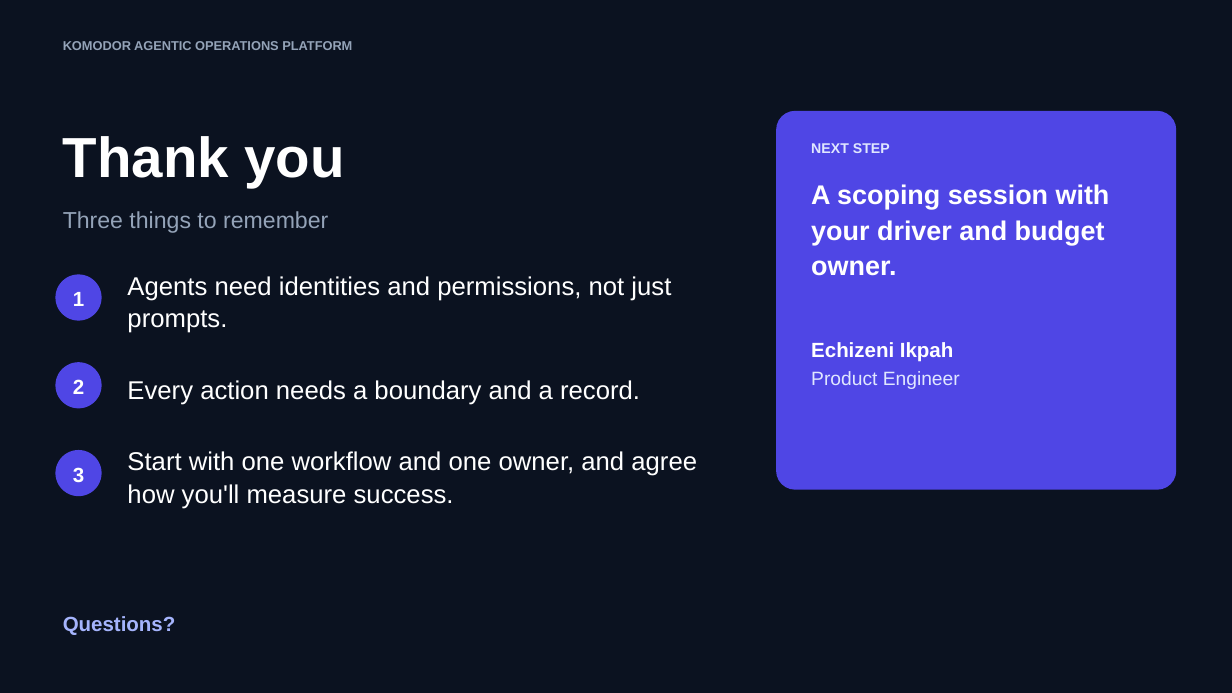
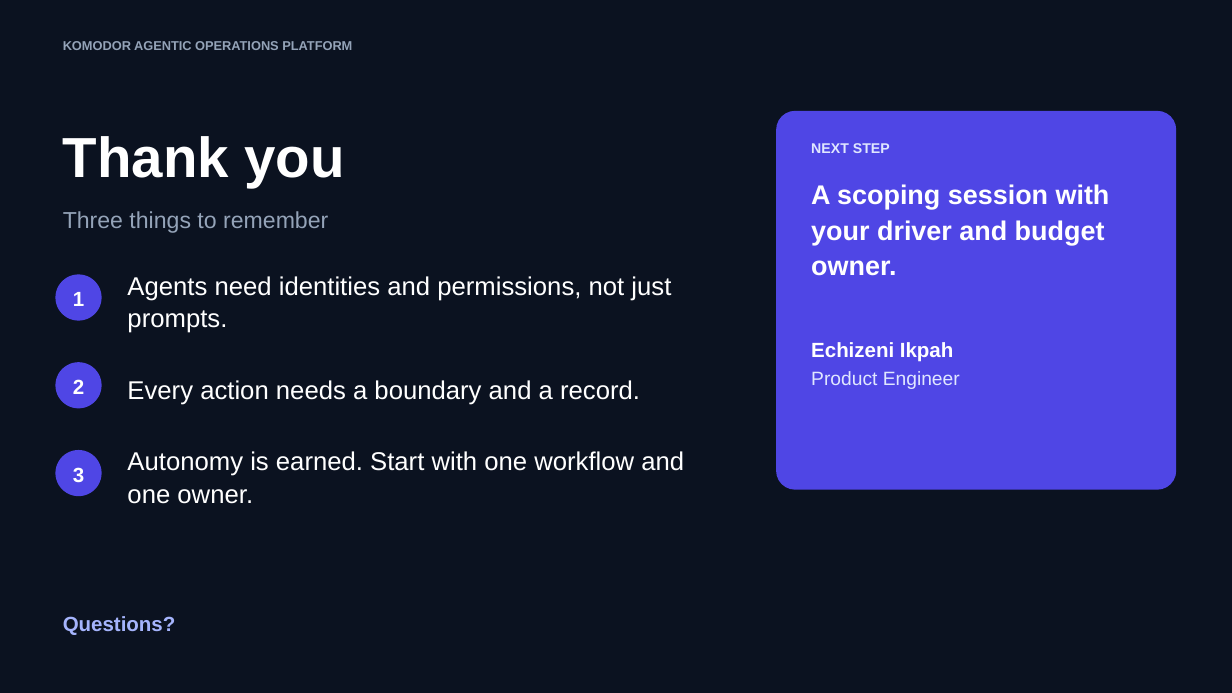
Before and after one commit to chizeni24/komodor-production-lab, a slide deck: slide 13 of docs/presentation/KAOP_Customer_Pitch.pptx (slide 12 before the commit). Drawn at 1232x693 pixels with LibreOffice and Linux fonts; fonts in the diff are those of the drawing. Boxes give left, top, right and bottom in pixels: in the first picture for what was removed or moved away, otherwise in the second. Text is boxed around its words. In the diff, an @@ line names an element or a change of style, - is before the commit and + after.

```diff
--- a/docs/presentation/KAOP_Customer_Pitch.pptx
+++ b/docs/presentation/KAOP_Customer_Pitch.pptx
@@ text at (127, 451, 684, 504): text changed @@
-Start with one workflow and one owner, and agree how you'll measure success.
+Autonomy is earned. Start with one workflow and one owner.
```
Also in this commit, not shown: 12 other slides changed, 1 slide added, 5 other files.
